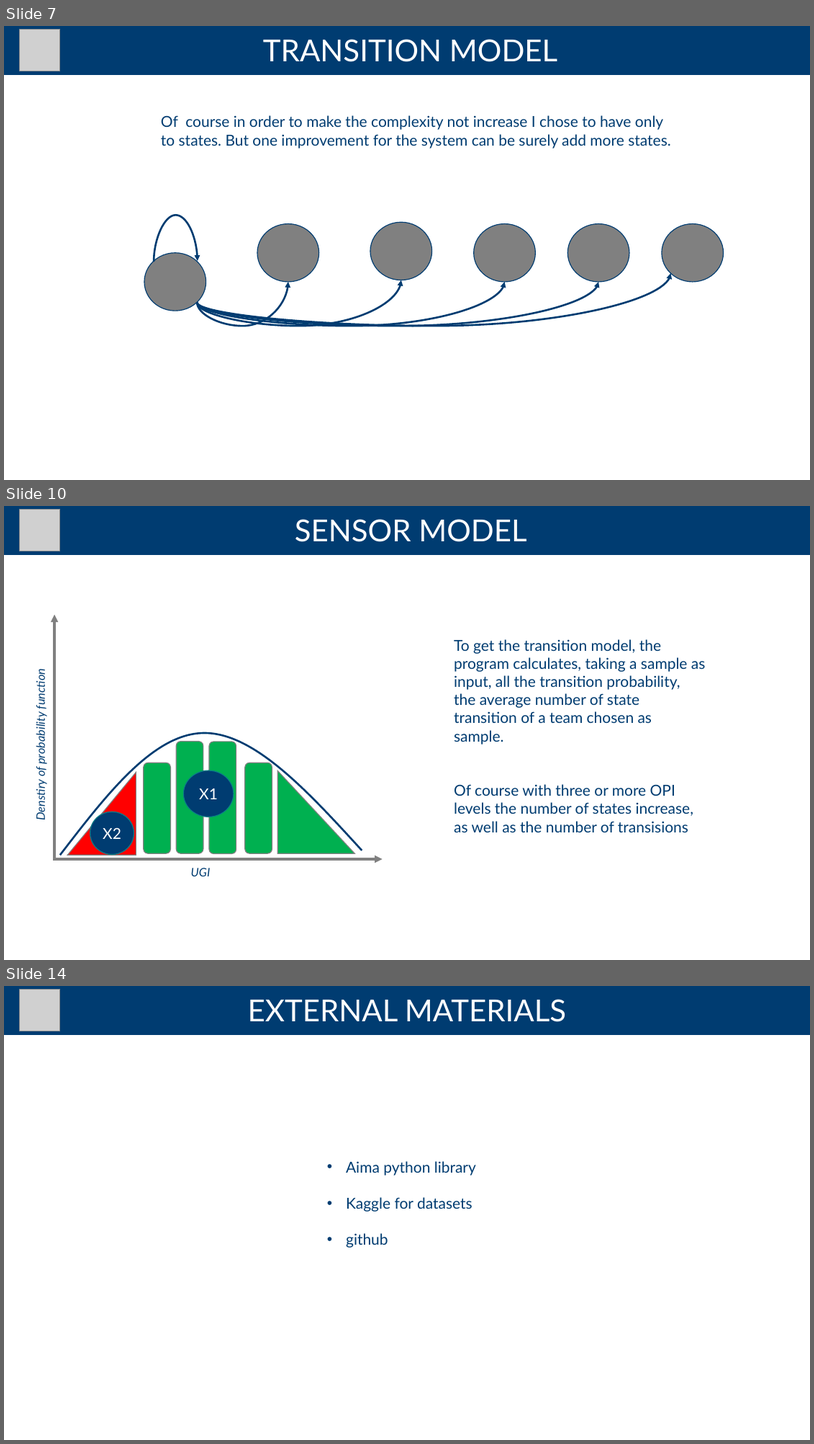
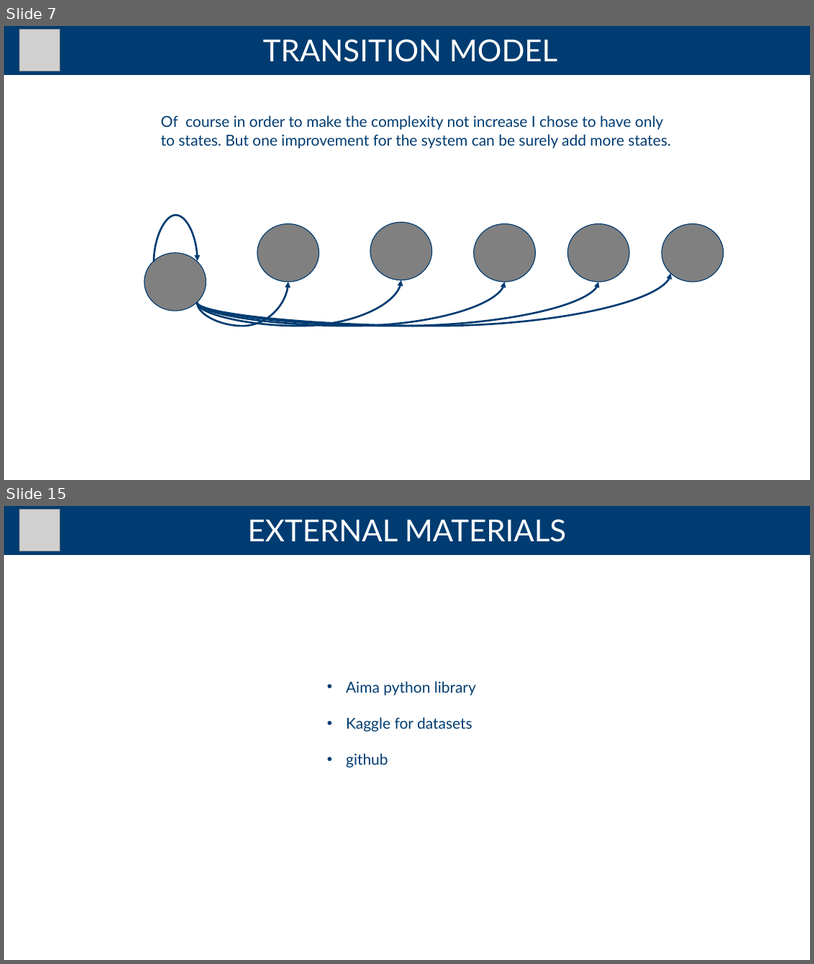
Before and after one commit to andreaTufo/FootballBettingDetectionSystem, a slide deck: presentation/presentation.pptx. Shown one above the other, each under a label of ours: slides 7, 10 and 14 before the commit, slides 7 and 15 after it; the slides between them are not shown. The pictures are 814x1444 and 814x964 pixels, drawn with LibreOffice and Linux fonts; fonts in the diff are those of the drawing; grey boxes stand for pictures. Boxes give left, top, right and bottom in pixels: in the first picture for what was removed or moved away, otherwise in the second. Text is boxed around its words. In the diff, an @@ line names an element or a change of style, - is before the commit and + after.

```diff
--- a/presentation/presentation.pptx
+++ b/presentation/presentation.pptx
@@ slide 10 removed at (x1=4, y1=506, x2=810, y2=960), background #FFFFFF @@
@@ rectangle removed at (x1=4, y1=506, x2=810, y2=554) @@
@@ picture removed at (x1=19, y1=509, x2=60, y2=551) @@
@@ title removed at (x1=295, y1=519, x2=527, y2=542) @@
-SENSOR MODEL
@@ arrow removed from (54, 859) to (54, 614) @@
@@ text removed at (x1=454, y1=639, x2=706, y2=832) @@
-To get the transition model, the program calculates, taking a sample as input, all the transition probability, the average number of state transition of a team chosen as sample.
-Of course with three or more OPI levels the number of states increase, as well as the number of transisions
@@ text removed at (x1=34, y1=672, x2=48, y2=819) @@
-Denstiry of probability function
@@ freeform shape removed at (x1=60, y1=733, x2=362, y2=855) @@
@@ rounded rectangle removed at (x1=176, y1=741, x2=203, y2=853) @@
@@ rounded rectangle removed at (x1=209, y1=741, x2=237, y2=853) @@
@@ rounded rectangle removed at (x1=144, y1=762, x2=171, y2=853) @@
@@ rounded rectangle removed at (x1=245, y1=762, x2=273, y2=853) @@
@@ triangle removed at (x1=67, y1=772, x2=136, y2=855) @@
@@ ellipse removed at (x1=184, y1=770, x2=234, y2=817) @@
-X1
@@ triangle removed at (x1=278, y1=770, x2=355, y2=853) @@
@@ ellipse removed at (x1=90, y1=811, x2=134, y2=854) @@
-X2
@@ arrow removed from (53, 859) to (383, 859) @@
@@ text removed at (x1=191, y1=867, x2=211, y2=876) @@
-UGI
@@ what was slide 14 is now slide 15 @@
```
Also in this commit, not shown: 9 slides changed, 5 slides added, 2 other slides removed.
